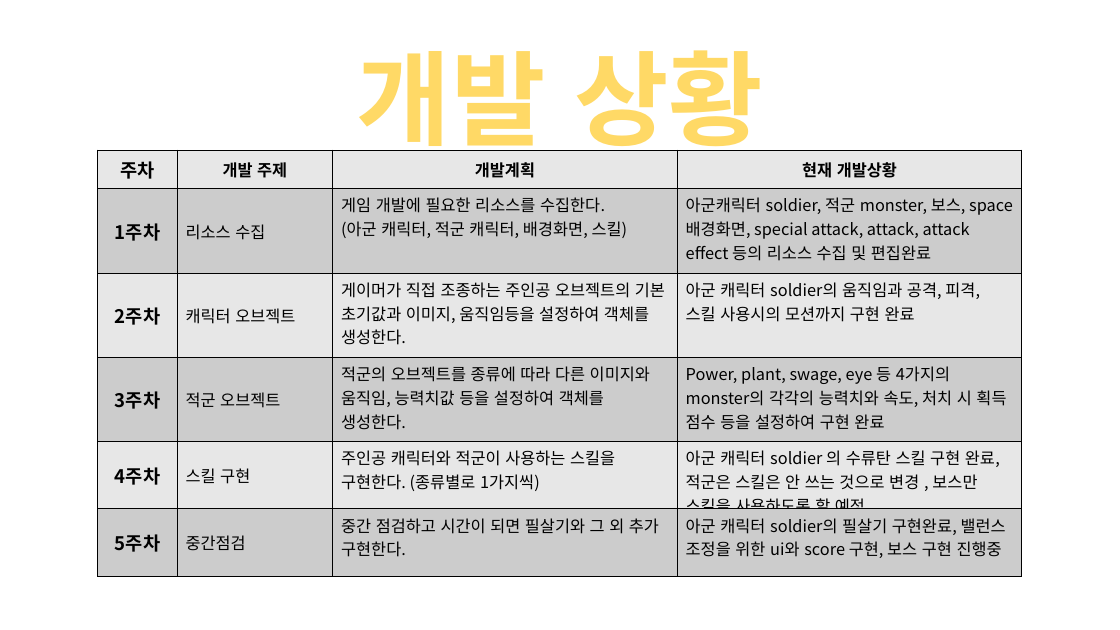
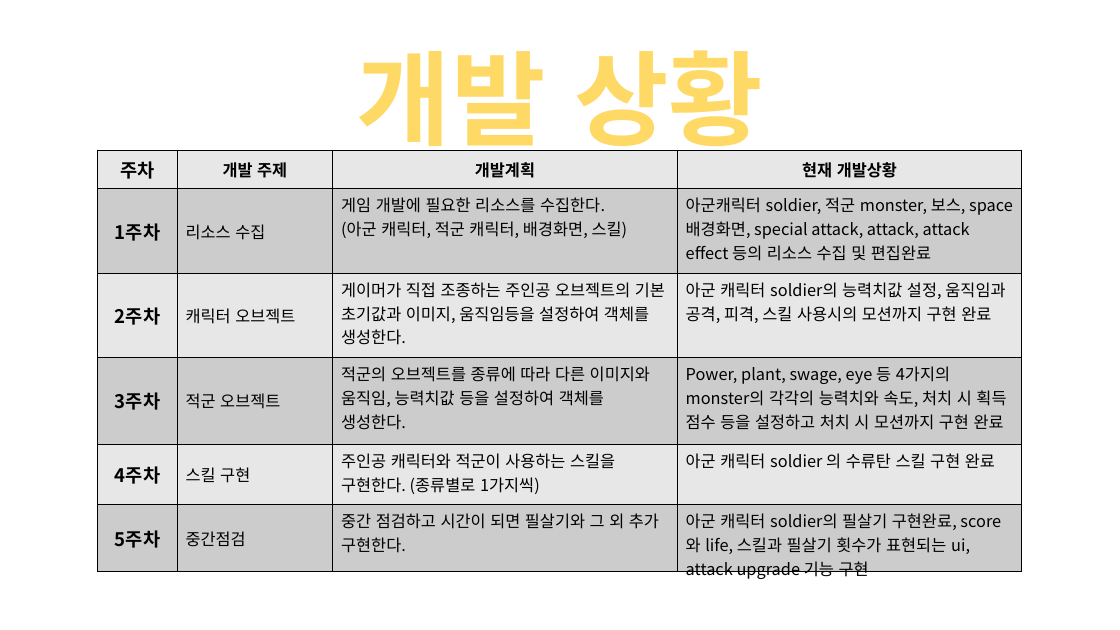
Before and after one commit to eheh5454/2017_2DGP, a slide deck: slide 5 of 2차발표.pptx. Drawn at 1120x630 pixels with LibreOffice and Linux fonts; fonts in the diff are those of the drawing; background and template pictures are left out. Boxes give left, top, right and bottom in pixels: in the first picture for what was removed or moved away, otherwise in the second. Text is boxed around its words. In the diff, an @@ line names an element or a change of style, - is before the commit and + after.

Commit message:
monster출현 밸런스 조정

```diff
--- a/2차발표.pptx
+++ b/2차발표.pptx
@@ table at (98, 150, 1022, 584) @@
-row 3, column 4: 아군 캐릭터 soldier의 움직임과 공격, 피격, 스킬 사용시의 모션까지 구현 완료
+row 3, column 4: 아군 캐릭터 soldier의 능력치값 설정, 움직임과 공격, 피격, 스킬 사용시의 모션까지 구현 완료
-row 4, column 4: Power, plant, swage, eye 등 4가지의 monster의 각각의 능력치와 속도, 처치 시 획득 점수 등을 설정하여 구현 완료
+row 4, column 4: Power, plant, swage, eye 등 4가지의 monster의 각각의 능력치와 속도, 처치 시 획득 점수 등을 설정하고 처치 시 모션까지 구현 완료
-row 5, column 4: 아군 캐릭터 soldier 의 수류탄 스킬 구현 완료, 적군은 스킬은 안 쓰는 것으로 변경 , 보스만 스킬을 사용하도록 할 예정
+row 5, column 4: 아군 캐릭터 soldier 의 수류탄 스킬 구현 완료
-row 6, column 4: 아군 캐릭터 soldier의 필살기 구현완료, 밸런스 조정을 위한 ui와 score 구현, 보스 구현 진행중
+row 6, column 4: 아군 캐릭터 soldier의 필살기 구현완료, score와 life, 스킬과 필살기 횟수가 표현되는 ui, attack upgrade 기능 구현
```
Also in this commit, not shown: 3 other slides changed, 3 other files.
